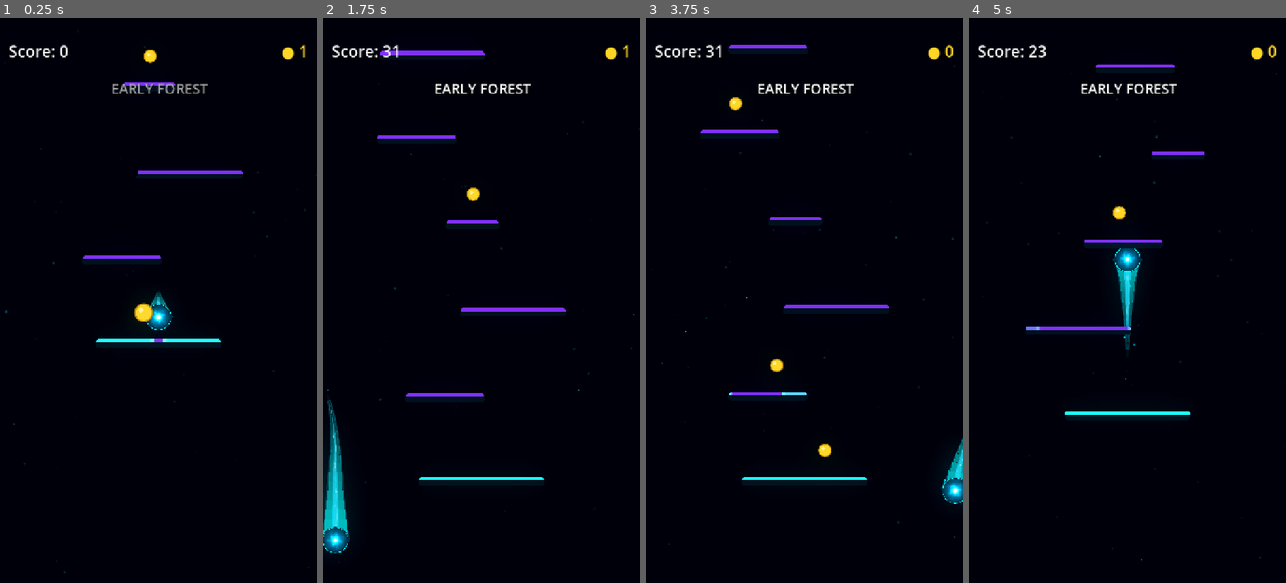
Above: before the commit, frames 1-4 (left to right).
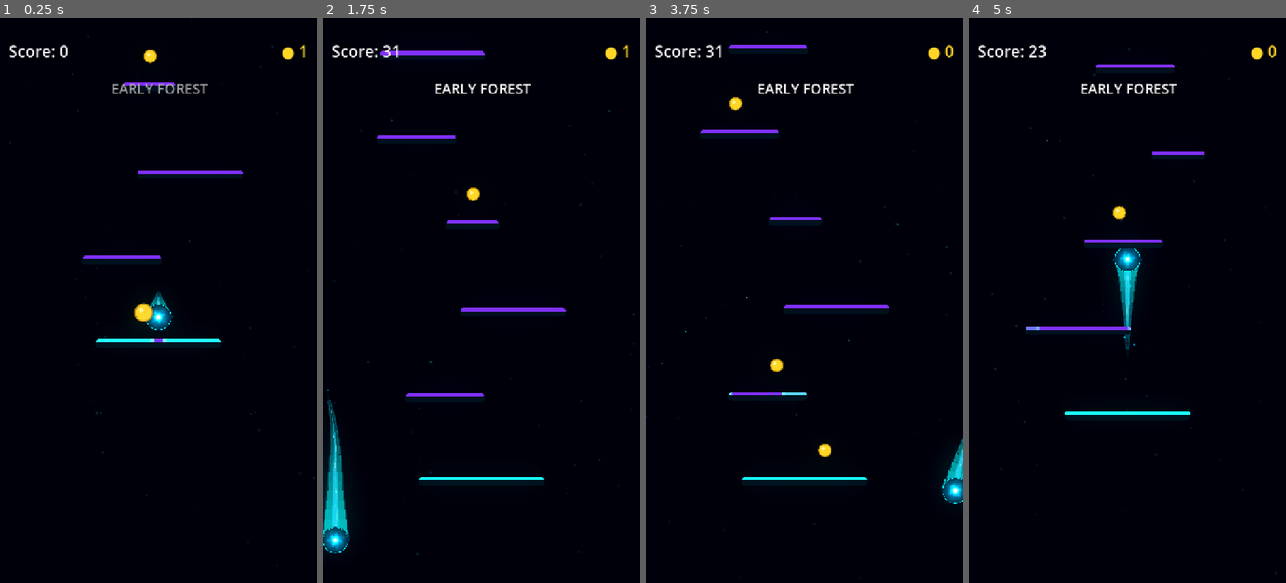
Above: after the commit, the same moments.

Repository: Kryodo/TowerJump
Game: Godot game, scene res://scenes/main.tscn
Same seed, same stepped clock (60 frames per second), same inputs: the game is played once before the commit and once after it.
Inputs (mouse positions are in pixels of both pictures, inside the frame that each line leads up to):
- Up to frame 1 (0.25 s): no input
- Up to frame 2 (1.75 s): move the mouse to (465, 413) at 0.52 s; hold Right (ui_right) 0.53-1.25 s; click (465, 413) at 0.67 s; drag from (576, 385) to (471, 193) at 1.27 s
- Up to frame 3 (3.75 s): click "Nochmal spielen" at 2 s; move the mouse to (709, 215) at 2.77 s; hold Left (ui_left) 2.78-3.5 s; drag from (820, 300) to (775, 362) at 3.52 s
- Up to frame 4 (5 s): click "Nochmal spielen" at 4.25 s

The runs differ from the first frame. In frame 1, less than 0.1% of the frame differs, in the area x 1-100%, y 3-99%; in frame 2, less than 0.1%; in frame 3, less than 0.1%; in frame 4, less than 0.1%, in the area x 4-98%, y 5-99%.

Commit message:
Refine ambient mote color depth and soft glow pulses

Diff:
--- a/scenes/main.tscn
+++ b/scenes/main.tscn
@@ -20,6 +20,13 @@
 [sub_resource type="GradientTexture1D" id="GradientTexture1D_ambient_motes"]
 gradient = SubResource("Gradient_ambient_motes")
 
+[sub_resource type="Gradient" id="Gradient_ambient_mote_palette"]
+offsets = PackedFloat32Array(0, 0.5, 1)
+colors = PackedColorArray(0.82, 0.93, 1.12, 1, 0.94, 1, 1.06, 1, 1.06, 1.06, 1.08, 1)
+
+[sub_resource type="GradientTexture1D" id="GradientTexture1D_ambient_mote_palette"]
+gradient = SubResource("Gradient_ambient_mote_palette")
+
 [sub_resource type="ParticleProcessMaterial" id="ParticleProcessMaterial_ambient_motes"]
 emission_shape = 3
 emission_box_extents = Vector3(440, 760, 1)
@@ -32,11 +39,12 @@
 linear_accel_max = 0.25
 scale_min = 0.18
 scale_max = 0.62
+color_initial_ramp = SubResource("GradientTexture1D_ambient_mote_palette")
 color_ramp = SubResource("GradientTexture1D_ambient_motes")
 
 [sub_resource type="Gradient" id="Gradient_ambient_mote_highlights"]
-offsets = PackedFloat32Array(0, 0.12, 0.7, 1)
-colors = PackedColorArray(0.72, 0.94, 1, 0, 0.72, 0.94, 1, 0.58, 0.72, 0.94, 1, 0.34, 0.72, 0.94, 1, 0)
+offsets = PackedFloat32Array(0, 0.06, 0.14, 0.22, 0.32, 0.44, 0.72, 1)
+colors = PackedColorArray(0.72, 0.94, 1, 0, 0.76, 0.96, 1.08, 0.12, 0.86, 0.99, 1.22, 0.88, 0.80, 0.96, 1.14, 0.5, 0.90, 1.0, 1.25, 0.76, 0.78, 0.95, 1.10, 0.32, 0.72, 0.94, 1.0, 0.12, 0.72, 0.94, 1.0, 0)
 
 [sub_resource type="GradientTexture1D" id="GradientTexture1D_ambient_mote_highlights"]
 gradient = SubResource("Gradient_ambient_mote_highlights")
@@ -57,6 +65,22 @@
 color = Color(0.7, 0.95, 1.35, 1)
 color_ramp = SubResource("GradientTexture1D_ambient_mote_highlights")
 
+[sub_resource type="ParticleProcessMaterial" id="ParticleProcessMaterial_ambient_motes_near"]
+emission_shape = 3
+emission_box_extents = Vector3(440, 760, 1)
+direction = Vector3(0, -1, 0)
+spread = 180.0
+initial_velocity_min = 3.0
+initial_velocity_max = 9.0
+gravity = Vector3(0, 0, 0)
+linear_accel_min = -0.25
+linear_accel_max = 0.25
+scale_min = 0.34
+scale_max = 0.72
+color = Color(0.9, 0.96, 1.04, 1)
+color_initial_ramp = SubResource("GradientTexture1D_ambient_mote_palette")
+color_ramp = SubResource("GradientTexture1D_ambient_motes")
+
 [sub_resource type="StyleBoxFlat" id="StyleBoxFlat_panel"]
 bg_color = Color(0.12, 0.13, 0.18, 0.95)
 corner_radius_top_left = 16
@@ -105,9 +129,18 @@
 visibility_rect = Rect2(-520, -900, 1040, 1800)
 process_material = SubResource("ParticleProcessMaterial_ambient_motes")
 
+[node name="AmbientMotesNear" type="GPUParticles2D" parent="GameCamera" unique_id=1200261143]
+z_index = -28
+amount = 16
+texture = ExtResource("12_ambient_mote")
+lifetime = 8.0
+preprocess = 8.0
+visibility_rect = Rect2(-520, -900, 1040, 1800)
+process_material = SubResource("ParticleProcessMaterial_ambient_motes_near")
+
 [node name="AmbientMoteHighlights" type="GPUParticles2D" parent="GameCamera" unique_id=1584820793]
 z_index = -29
-amount = 8
+amount = 4
 texture = ExtResource("12_ambient_mote")
 lifetime = 8.0
 preprocess = 8.0
